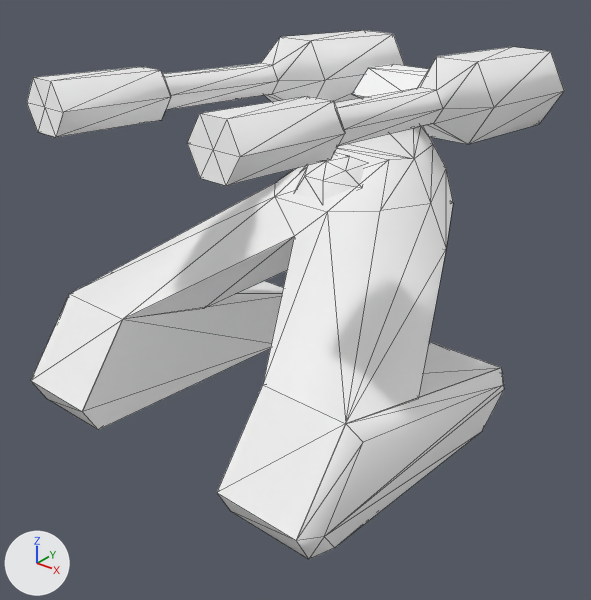
Before and after pictures for a commit that changed the glTF model projects/darkreign3/content/models/sprawler/spr_tankkiller_skinned.gltf.
Camera for both pictures: a 50 mm camera at (6.76, -8.95, 7.09) aimed at (-0.13, -0.34, 1.75). Arrows for +X, +Y and +Z are at lower left; the lights stay in place. Mesh edges are drawn as thin lines. Vertices at the same position are counted once.

The scene before the commit, as lines of its bpy script (objects in view):
```python
me_spr_tankkiller = bpy.data.meshes.new('spr_tankkiller')
me_spr_tankkiller.from_pydata(...)  # 204 vertices, 314 faces; spans x -2.98..2.74, y -3.47..3.9, z 0.08..5.24
# faces by material slot: [290, 24]
me_spr_tankkiller.materials.append(mat_material0_spr_tankkilla_pic)  # white #ffffff
me_spr_tankkiller.materials.append(mat_material1_spr_treads_pic)  # white #ffffff
ob_spr_tankkiller = bpy.data.objects.new('spr_tankkiller', me_spr_tankkiller)
ob_spr_tankkiller.location = (0.0, 0.0, 0.0)
```
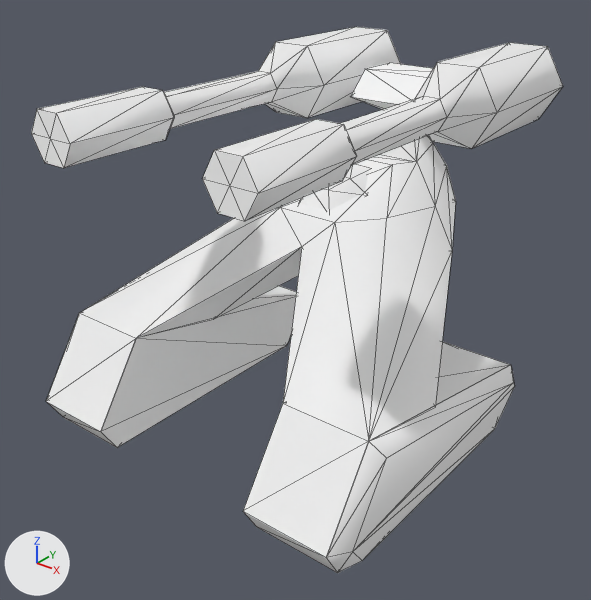
Edits to the scene script, one JSON object a line:
```json
{"block": "me_spr_tankkiller", "where": "# used by ob_spr_tankkiller; location = (0.0, 0.0, 0.0)"}
{"op": "remove", "block": "me_spr_tankkiller", "code": "me_spr_tankkiller.from_pydata(...)  # 204 vertices, 314 faces; spans x -2.98..2.74, y -3.47..3.9, z 0.08..5.24"}
{"op": "add", "block": "me_spr_tankkiller", "code": "me_spr_tankkiller.from_pydata(...)  # 199 vertices, 314 faces; spans x -2.79..2.77, y -5.58..1.54, z -3.09..2.05"}
{"block": "me_spr_tankkiller", "change": "me_spr_tankkiller part 1: the loose piece of 64 vertices spanning x -2.98..2.74, y -3.47..2.74, z 0.08..3.94 is multiplied about its middle by the matrix ((0.999, -0.039, 0.002), (0.039, 0.998, -0.057), (0.0, 0.057, 0.998)), then moved by (0.09, -2.16, -3.24)"}
{"block": "me_spr_tankkiller", "change": "me_spr_tankkiller part 2: the loose piece of 38 vertices spanning x -2.1..-0.75, y -3.23..3.9, z 3.97..5.23 is multiplied about its middle by the matrix ((0.999, -0.039, 0.002), (0.039, 0.998, -0.057), (0.0, 0.057, 0.998)), then moved by (0.07, -2.36, -3.2)"}
{"block": "me_spr_tankkiller", "change": "me_spr_tankkiller part 3: the loose piece of 38 vertices spanning x 0.76..2.11, y -3.34..3.79, z 3.98..5.24 is multiplied about its middle by the matrix ((0.999, -0.039, 0.002), (0.039, 0.998, -0.057), (0.0, 0.057, 0.998)), then moved by (0.07, -2.25, -3.21)"}
{"block": "me_spr_tankkiller", "change": "me_spr_tankkiller part 4: the loose piece of 13 vertices spanning x -0.65..0.51, y -0.14..0.95, z 3.25..3.77 is multiplied about its middle by the matrix ((0.999, -0.039, 0.002), (0.039, 0.998, -0.057), (0.0, 0.057, 0.998)), then moved by (0.06, -2.25, -3.2)"}
{"block": "me_spr_tankkiller", "change": "me_spr_tankkiller part 5: the loose piece of 12 vertices spanning x 1.12..2.57, y -3.47..1.31, z 0.09..1.85 is multiplied about its middle by the matrix ((0.999, -0.039, 0.002), (0.039, 0.998, -0.057), (0.0, 0.057, 0.998)), then moved by (0.11, -2.02, -3.28)"}
{"block": "me_spr_tankkiller", "change": "me_spr_tankkiller part 6: the loose piece of 12 vertices spanning x -2.81..-1.36, y -3.32..1.46, z 0.08..1.84 is multiplied about its middle by the matrix ((0.999, -0.039, 0.002), (0.039, 0.998, -0.057), (0.0, 0.057, 0.998)), then moved by (0.11, -2.17, -3.27)"}
{"block": "me_spr_tankkiller", "change": "me_spr_tankkiller part 7: a new loose piece of 16 vertices spanning x -0.68..0.66, y -0.54..0.55, z 0.78..1.63, in mat_material0_spr_tankkilla_pic (white #ffffff)"}
{"block": "me_spr_tankkiller", "change": "me_spr_tankkiller part 8: the loose piece of 13 vertices spanning x -0.69..0.69, y 1.73..2.89, z 4.08..4.73 is deleted"}
{"op": "set", "path": "ob_spr_tankkiller.location", "old": "(0.0, 0.0, 0.0)", "new": "(0.01, 2.25, 3.09)"}
```

Location of each change, [x1, y1, x2, y2] in pixels of the pictures (591 x 600 px; the box of a moved part takes in the faces that stretch with it):
```json
{"object": "spr_tankkiller", "change": "reshaped, moved", "before": [27, 30, 564, 559], "after": [31, 27, 563, 573]}
{"part": 1, "of": "me_spr_tankkiller", "change": "moved or reshaped", "before": [70, 127, 504, 559], "after": [80, 136, 515, 573]}
{"part": 2, "of": "me_spr_tankkiller", "change": "moved or reshaped", "before": [27, 30, 405, 137], "after": [31, 27, 401, 168]}
{"part": 3, "of": "me_spr_tankkiller", "change": "moved or reshaped", "before": [187, 47, 564, 186], "after": [202, 43, 563, 221]}
{"part": 4, "of": "me_spr_tankkiller", "change": "moved or reshaped", "before": [294, 153, 366, 201], "after": [299, 164, 369, 211]}
{"part": 5, "of": "me_spr_tankkiller", "change": "moved or reshaped", "before": [217, 341, 501, 558], "after": [243, 342, 510, 572]}
{"part": 6, "of": "me_spr_tankkiller", "change": "moved or reshaped", "before": [31, 281, 283, 430], "after": [46, 286, 296, 448]}
{"part": 7, "of": "me_spr_tankkiller", "change": "added", "after": [351, 63, 433, 109]}
{"part": 8, "of": "me_spr_tankkiller", "change": "deleted", "before": [352, 64, 429, 98]}
```
